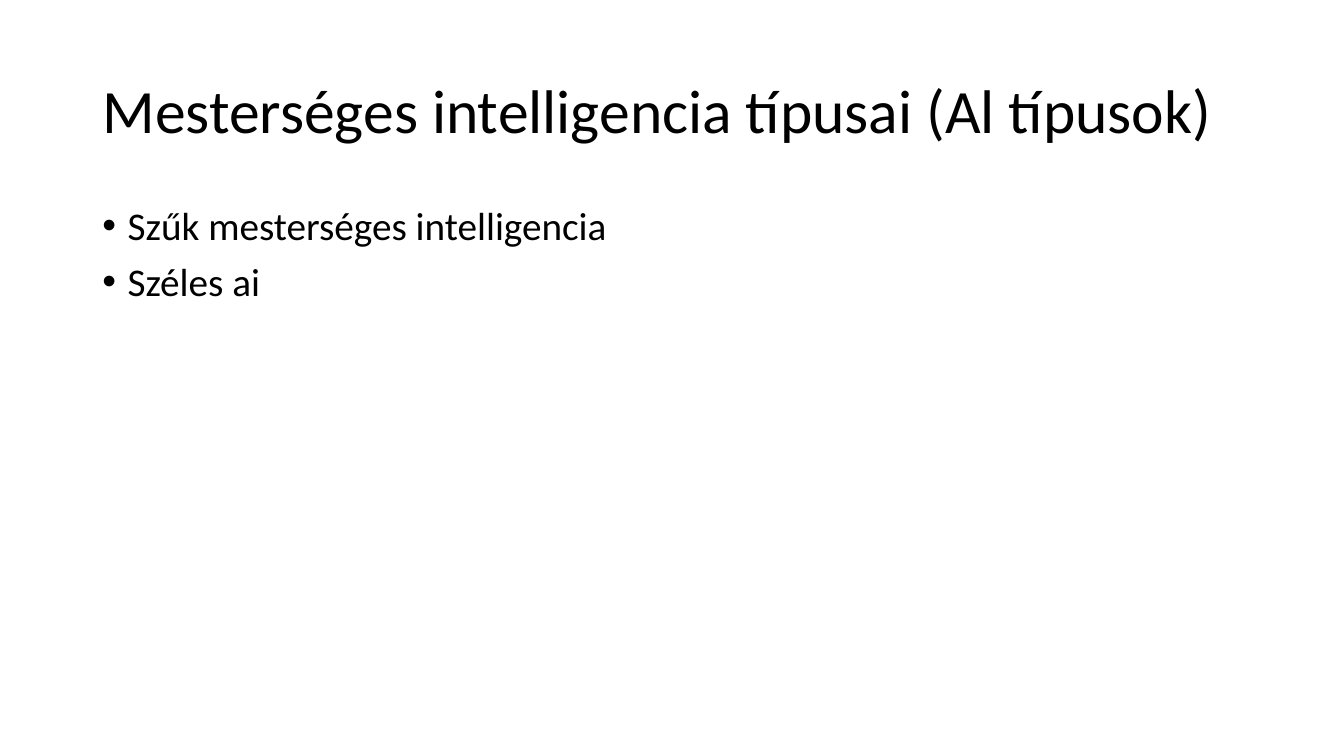
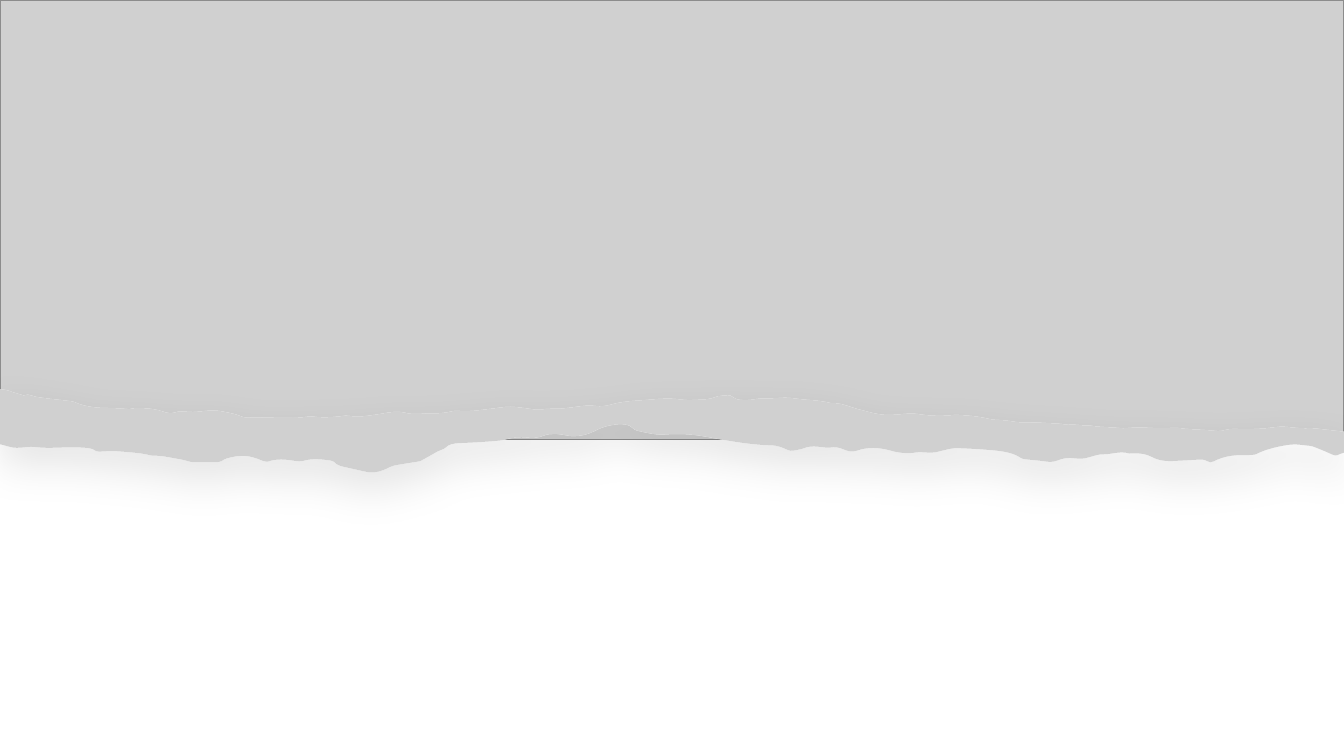
Before and after one commit to peterdaviid/ai-ppt, a slide deck: slide 12 of ai ppt.pptx (slide 11 before the commit). Drawn at 1344x756 pixels with LibreOffice and Linux fonts; fonts in the diff are those of the drawing; grey boxes stand for pictures. Boxes give left, top, right and bottom in pixels: in the first picture for what was removed or moved away, otherwise in the second. Text is boxed around its words. In the diff, an @@ line names an element or a change of style, - is before the commit and + after.

```diff
--- a/ai ppt.pptx
+++ b/ai ppt.pptx
@@ picture added at <box>0,0,1344,440</box> @@
@@ title removed at <box>102,88,1211,144</box> @@
-Mesterséges intelligencia típusai (Al típusok)
@@ text removed at <box>128,212,607,297</box> @@
-• Szűk mesterséges intelligencia
-• Széles ai
@@ freeform shape added at <box>0,389,1344,473</box>, fill #FFFFFF @@
@@ picture added at <box>0,389,1344,473</box> @@
```
Also in this commit, not shown: 8 other slides changed, 3 slides added, 2 slides removed.
